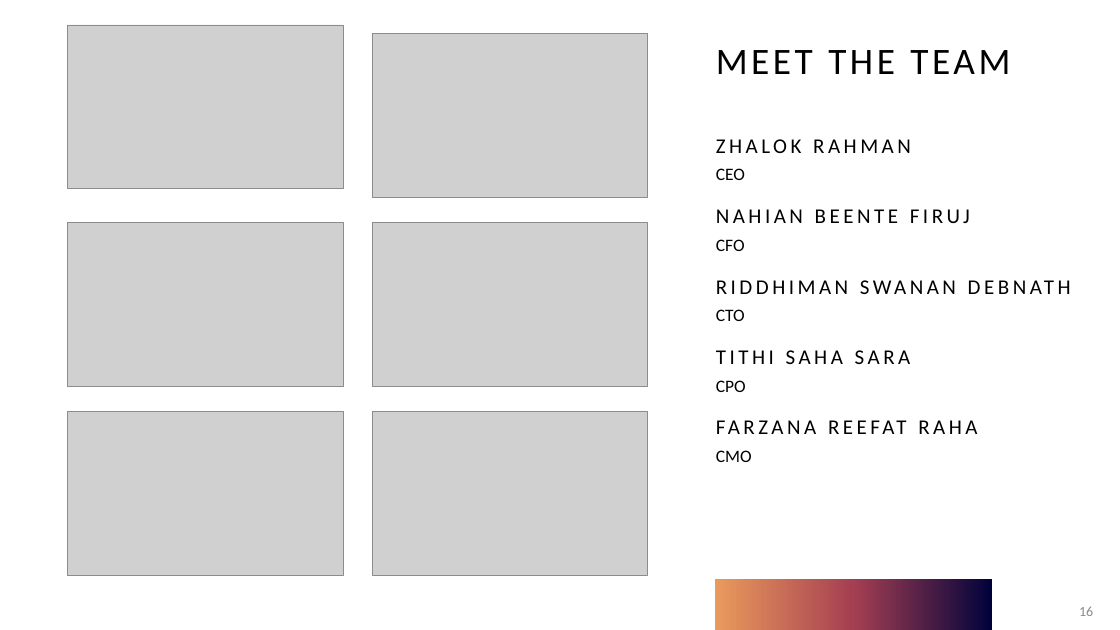
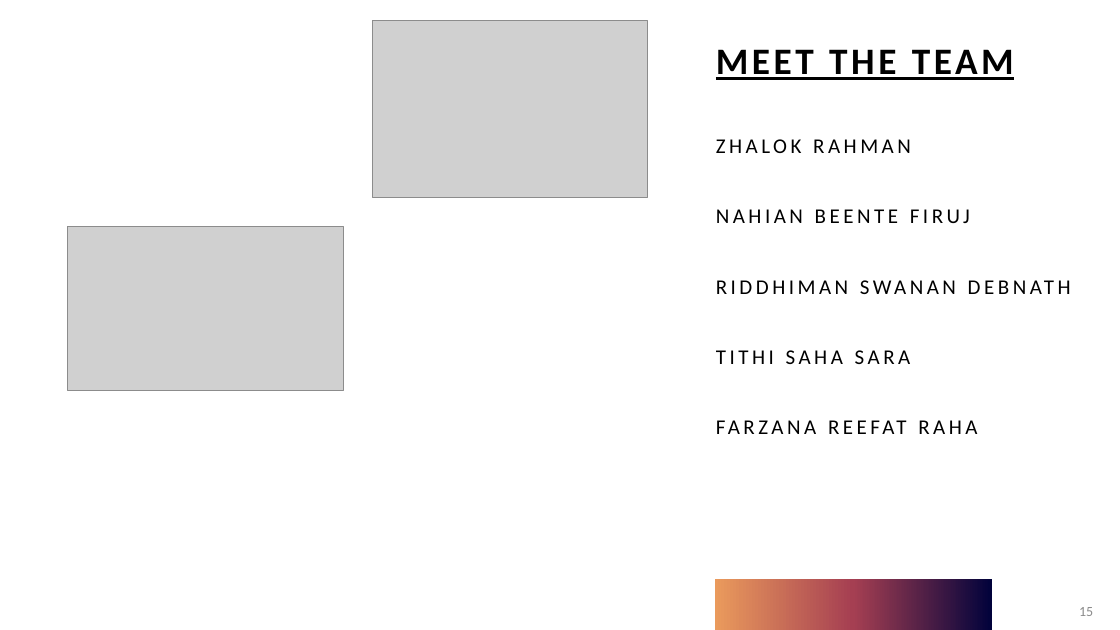
Before and after one commit to zhalok/HACKNSU4_SUST_Agile_Team, a slide deck: slide 15 of SUST_AGILE_TEAM.pptx (slide 16 before the commit). Drawn at 1120x630 pixels with LibreOffice and Linux fonts; fonts in the diff are those of the drawing; grey boxes stand for pictures. Boxes give left, top, right and bottom in pixels: in the first picture for what was removed or moved away, otherwise in the second. Text is boxed around its words. In the diff, an @@ line names an element or a change of style, - is before the commit and + after.

```diff
--- a/SUST_AGILE_TEAM.pptx
+++ b/SUST_AGILE_TEAM.pptx
@@ picture removed at box(68, 25, 344, 189) @@
@@ picture: place and size @@
-picture at box(372, 34, 648, 197)
+picture at box(372, 21, 648, 197)
@@ title "MEET THE TEAM" at box(716, 49, 1014, 80): bold on, underline on @@
@@ text at box(716, 168, 745, 180): paragraph removed @@
-CEO
@@ picture: place and size @@
-picture at box(68, 223, 344, 386)
+picture at box(68, 227, 344, 391)
@@ picture removed at box(372, 223, 648, 386) @@
@@ text at box(716, 239, 745, 251): paragraph removed @@
-CFO
@@ text at box(716, 309, 745, 321): paragraph removed @@
-CTO
@@ text at box(716, 380, 746, 392): paragraph removed @@
-CPO
@@ picture removed at box(68, 412, 344, 576) @@
@@ picture removed at box(372, 412, 648, 576) @@
@@ text at box(716, 450, 752, 462): paragraph removed @@
-CMO
@@ page number at box(1079, 607, 1093, 616): text changed @@
-16
+15
```
Also in this commit, not shown: 4 other slides changed, 3 slides added, 5 slides removed.
